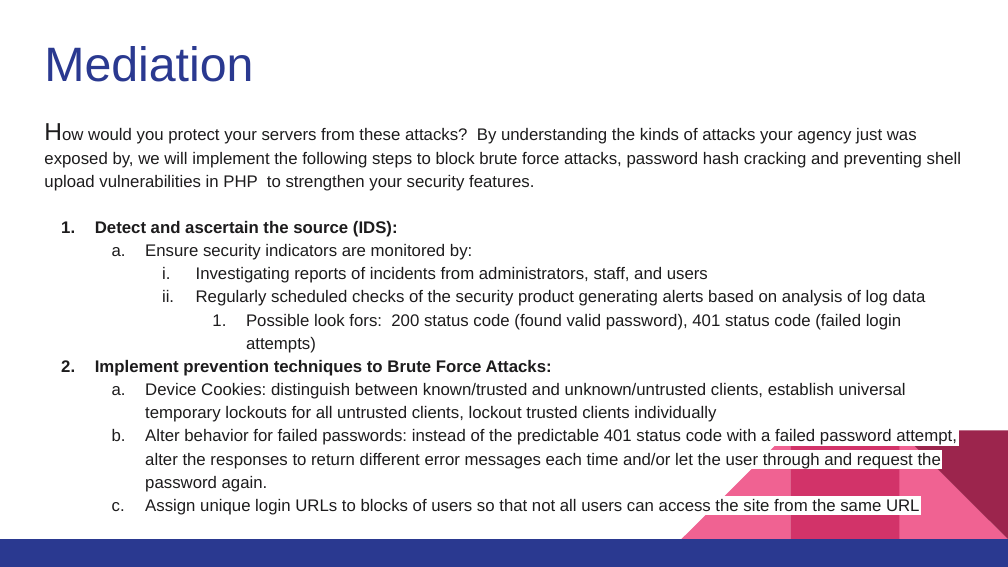
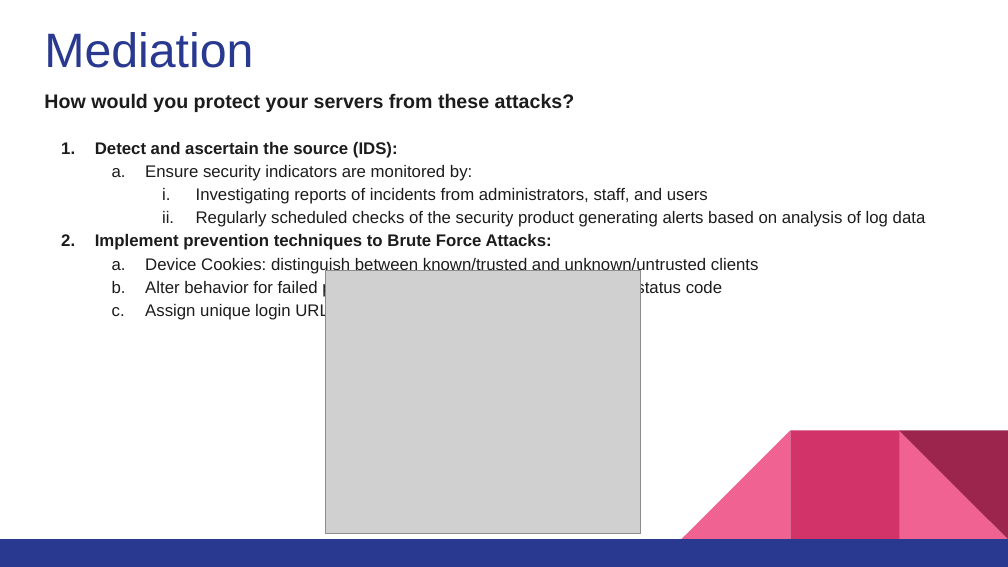
Before and after one commit to Jprosser91/Boot-Camp, a slide deck: slide 11 of Week 24 Red vs Blue/Incident-Response_Group presentation.pptx. Drawn at 1008x567 pixels with LibreOffice and Linux fonts; fonts in the diff are those of the drawing; grey boxes stand for pictures. Boxes give left, top, right and bottom in pixels: in the first picture for what was removed or moved away, otherwise in the second. Text is boxed around its words. In the diff, an @@ line names an element or a change of style, - is before the commit and + after.

```diff
--- a/Week 24 Red vs Blue/Incident-Response_Group presentation.pptx
+++ b/Week 24 Red vs Blue/Incident-Response_Group presentation.pptx
@@ title "Mediation": place and size @@
-title "Mediation" at [44,46,253,82]
+title "Mediation" at [44,32,253,68]
@@ text "How would you protect your ...": place and size @@
-text "How would you protect your ..." at [44,128,961,515]
+text "How would you protect your ..." at [44,93,926,320]
@@ text at [44,93,575,112]: text changed; size 12 to 14 pt; bold on @@
-How would you protect your servers from these attacks? By understanding the kinds of attacks your agency just was exposed by, we will implement the following steps to block brute force attacks, password hash cracking and preventing shell upload vulnerabilities in PHP to strengthen your security features.
+How would you protect your servers from these attacks?
@@ text at [145,256,759,320]: text changed @@
-  a. Device Cookies: distinguish between known/trusted and unknown/untrusted clients, establish universal temporary lockouts for all untrusted clients, lockout trusted clients individually
-  b. Alter behavior for failed passwords: instead of the predictable 401 status code with a failed password attempt, alter the responses to return different error messages each time and/or let the user through and request the password again.
-  c. Assign unique login URLs to blocks of users so that not all users can access the site from the same URL
+  a. Device Cookies: distinguish between known/trusted and unknown/untrusted clients
+  b. Alter behavior for failed passwords: instead of the predictable 401 status code
+  c. Assign unique login URLs to blocks of users
@@ picture added at [326,270,640,533] @@
@@ text at [246,314,901,353]: paragraph removed @@
-      1. Possible look fors: 200 status code (found valid password), 401 status code (failed login attempts)
```
Also in this commit, not shown: 2 other slides changed.
